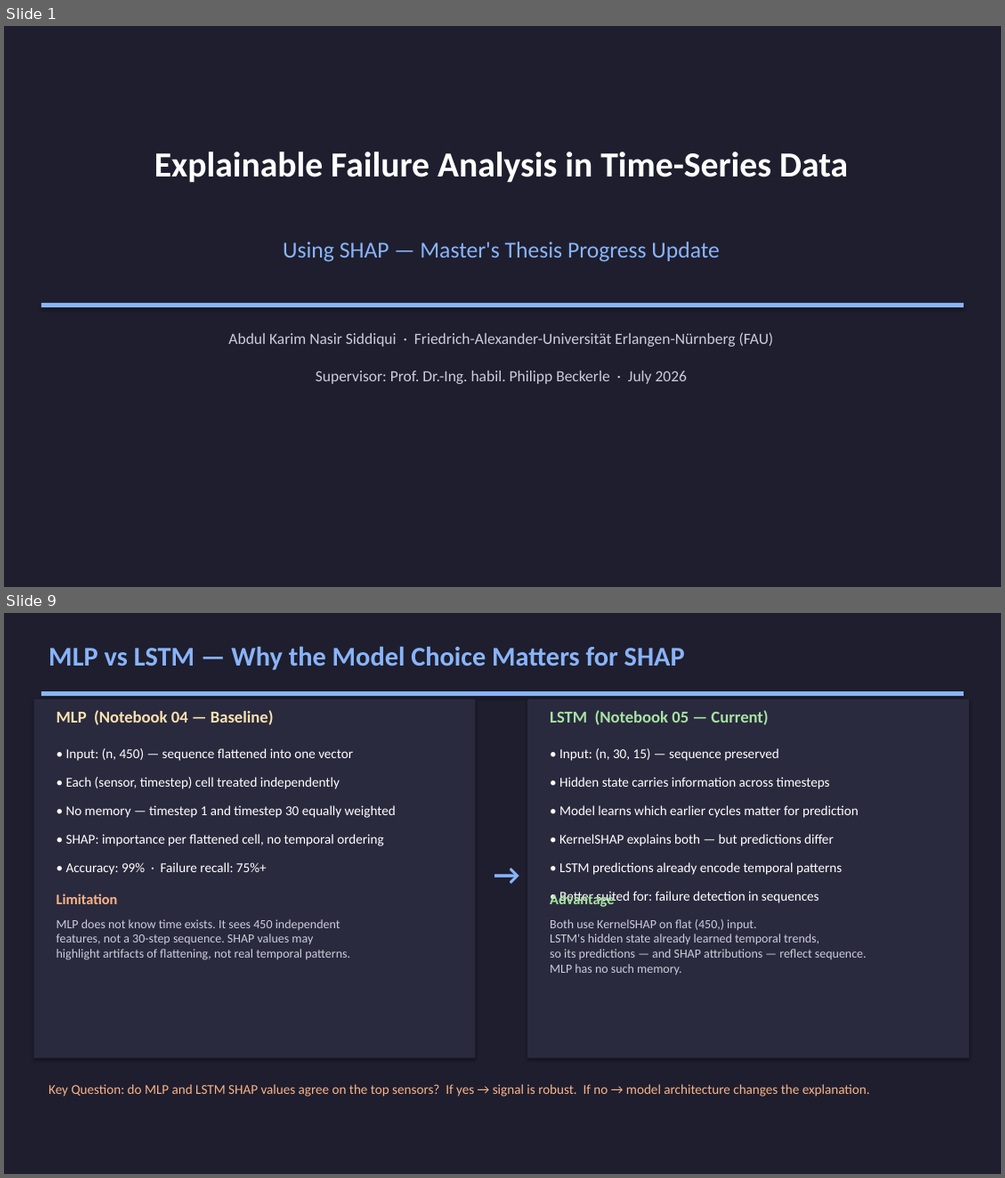
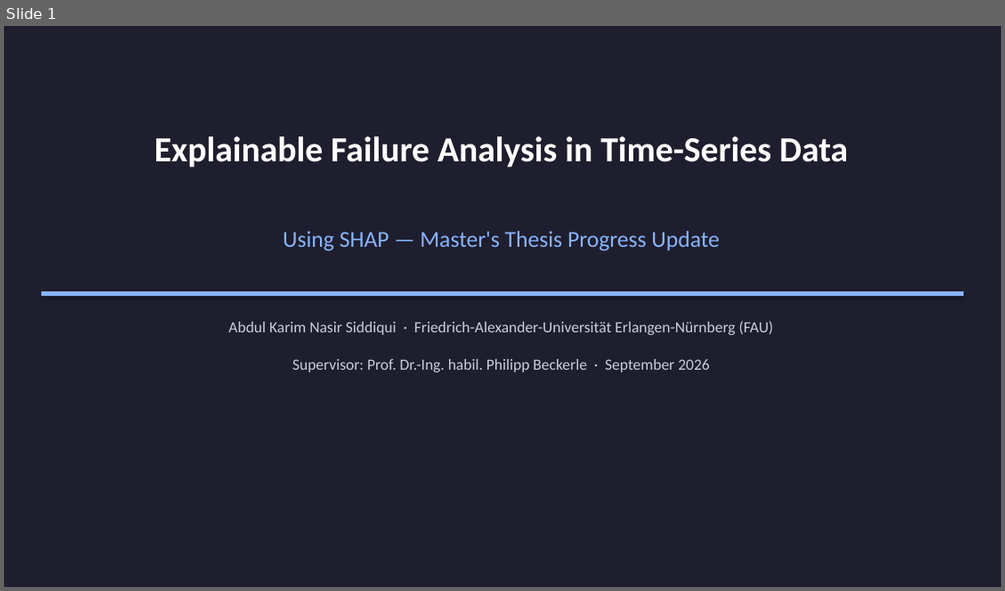
Before and after one commit to karimnasir553/MA_Siddiqui, a slide deck: MA_Siddiqui_Progress.pptx. Shown one above the other, each under a label of ours: slides 1 and 9 before the commit, slide 1 after it; the slides between them are not shown. The pictures are 1005x1178 and 1005x591 pixels, drawn with LibreOffice and Linux fonts; fonts in the diff are those of the drawing. Boxes give left, top, right and bottom in pixels: in the first picture for what was removed or moved away, otherwise in the second. Text is boxed around its words. In the diff, an @@ line names an element or a change of style, - is before the commit and + after.

```diff
--- a/MA_Siddiqui_Progress.pptx
+++ b/MA_Siddiqui_Progress.pptx
@@ slide 9 removed at <box>4,613,1001,1174</box>, background #FFFFFF @@
@@ rectangle removed at <box>4,613,1001,1174</box> @@
@@ text removed at <box>48,646,685,670</box> @@
-MLP vs LSTM — Why the Model Choice Matters for SHAP
@@ rectangle removed at <box>41,691,963,696</box> @@
@@ rectangle removed at <box>34,699,475,1058</box> @@
@@ text removed at <box>57,710,274,725</box> @@
-MLP (Notebook 04 — Baseline)
@@ rectangle removed at <box>527,699,969,1058</box> @@
@@ text removed at <box>550,710,768,725</box> @@
-LSTM (Notebook 05 — Current)
@@ text removed at <box>66,748,353,761</box> @@
-• Input: (n, 450) — sequence flattened into one vector
@@ text removed at <box>559,748,779,761</box> @@
-• Input: (n, 30, 15) — sequence preserved
@@ text removed at <box>66,777,340,789</box> @@
-• Each (sensor, timestep) cell treated independently
@@ text removed at <box>559,777,830,789</box> @@
-• Hidden state carries information across timesteps
@@ text removed at <box>66,805,396,818</box> @@
-• No memory — timestep 1 and timestep 30 equally weighted
@@ text removed at <box>559,805,858,818</box> @@
-• Model learns which earlier cycles matter for prediction
@@ text removed at <box>66,834,383,846</box> @@
-• SHAP: importance per flattened cell, no temporal ordering
@@ text removed at <box>486,852,524,897</box> @@
-→
@@ text removed at <box>559,834,833,846</box> @@
-• KernelSHAP explains both — but predictions differ
@@ text removed at <box>66,862,267,875</box> @@
-• Accuracy: 99% · Failure recall: 75%+
@@ text removed at <box>559,862,841,875</box> @@
-• LSTM predictions already encode temporal patterns
@@ text removed at <box>57,893,118,904</box> @@
-Limitation
@@ text removed at <box>550,892,614,907</box> @@
-Advantage
@@ text removed at <box>559,891,819,905</box> @@
-• Better suited for: failure detection in sequences
@@ text removed at <box>57,919,350,960</box> @@
-MLP does not know time exists. It sees 450 independent
-features, not a 30-step sequence. SHAP values may
-highlight artifacts of flattening, not real temporal patterns.
@@ text removed at <box>550,919,866,974</box> @@
-Both use KernelSHAP on flat (450,) input.
-LSTM's hidden state already learned temporal trends,
-so its predictions — and SHAP attributions — reflect sequence.
-MLP has no such memory.
@@ text removed at <box>48,1084,870,1096</box> @@
-Key Question: do MLP and LSTM SHAP values agree on the top sensors? If yes → signal is robust. If no → model architecture changes the explanation.
@@ slide 1 changed as well @@
@@ 3 texts, 1 rectangle: place and size @@
-3 texts, 1 rectangle at <box>41,151,963,346</box>
+3 texts, 1 rectangle at <box>41,136,963,335</box>
@@ text at <box>292,359,709,372</box>: text changed @@
-Supervisor: Prof. Dr.-Ing. habil. Philipp Beckerle · July 2026
+Supervisor: Prof. Dr.-Ing. habil. Philipp Beckerle · September 2026
```
Also in this commit, not shown: 2 other slides changed, 11 slides added, 13 other slides removed, 1 other file.
